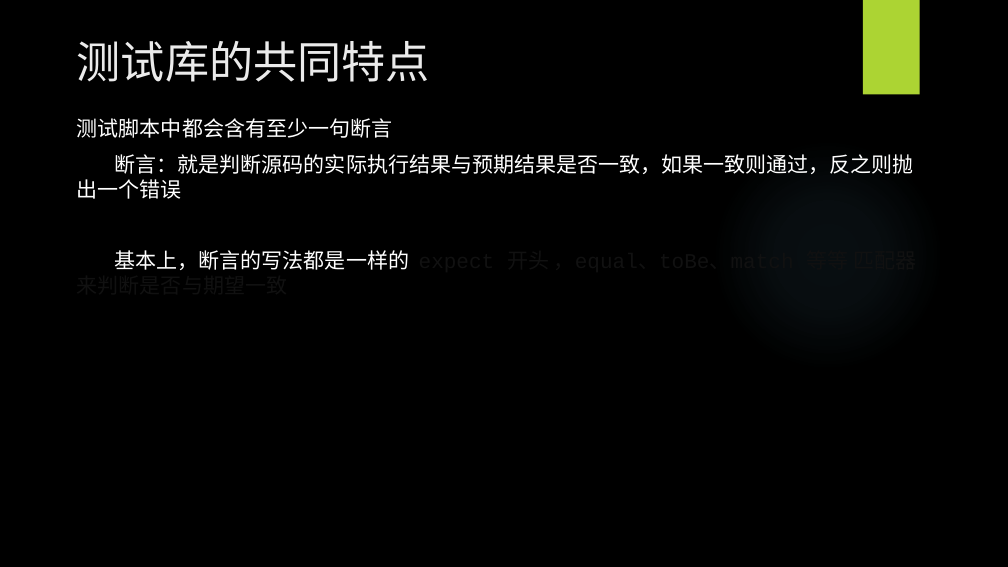
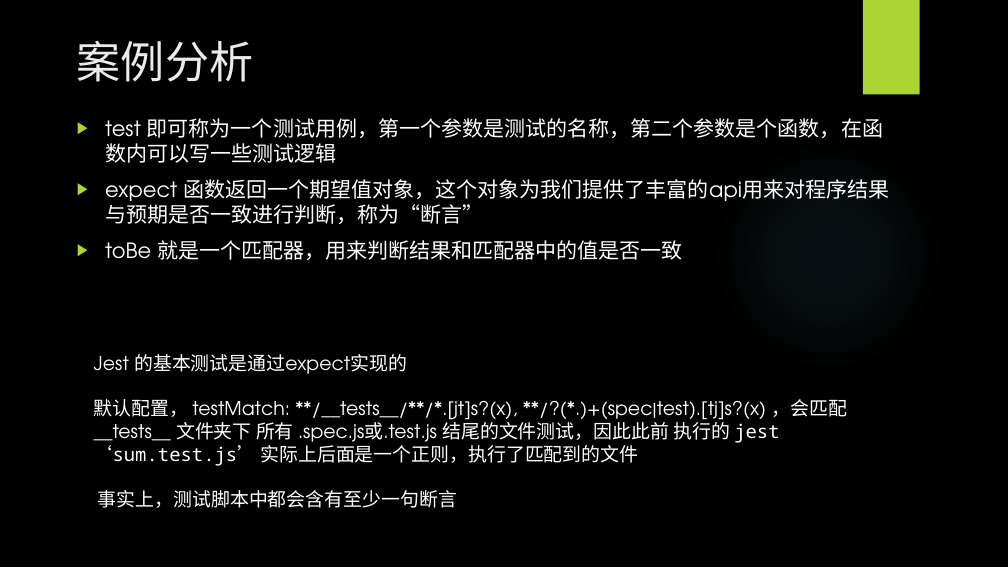
Before and after one commit to WangEbo/auto-test, a slide deck: slide 9 of 王博书的分享/自动化测试.pptx (slide 8 before the commit). Drawn at 1008x567 pixels with LibreOffice and Linux fonts; fonts in the diff are those of the drawing; background and template pictures are left out. Boxes give left, top, right and bottom in pixels: in the first picture for what was removed or moved away, otherwise in the second. Text is boxed around its words. In the diff, an @@ line names an element or a change of style, - is before the commit and + after.

```diff
--- a/王博书的分享/自动化测试.pptx
+++ b/王博书的分享/自动化测试.pptx
@@ title at box(77, 41, 253, 82): text changed @@
-测试库的共同特点
+案例分析
@@ text at box(105, 118, 889, 260): text changed @@
-测试脚本中都会含有至少一句断言
-断言：就是判断源码的实际执行结果与预期结果是否一致，如果一致则通过，反之则抛出一个错误
-基本上，断言的写法都是一样的 expect 开头 ，equal、toBe、match 等等 匹配器来判断是否与期望一致
+▶ test 即可称为一个测试用例，第一个参数是测试的名称，第二个参数是个函数，在函数内可以写一些测试逻辑
+▶ expect 函数返回一个期望值对象，这个对象为我们提供了丰富的api用来对程序结果与预期是否一致进行判断，称为“断言”
+▶ toBe 就是一个匹配器，用来判断结果和匹配器中的值是否一致
@@ text added at box(94, 354, 848, 508), 18 pt, text #FFFFFF @@
+Jest 的基本测试是通过expect实现的
+默认配置， testMatch: **/__tests__/**/*.[jt]s?(x), **/?(*.)+(spec|test).[tj]s?(x) ，会匹配
+__tests__ 文件夹下 所有 .spec.js或.test.js 结尾的文件测试，因此此前 执行的 jest ‘sum.test.js’ 实际上后面是一个正则，执行了匹配到的文件
+事实上，测试脚本中都会含有至少一句断言
```
Also in this commit, not shown: 4 other slides changed, 1 slide added.
